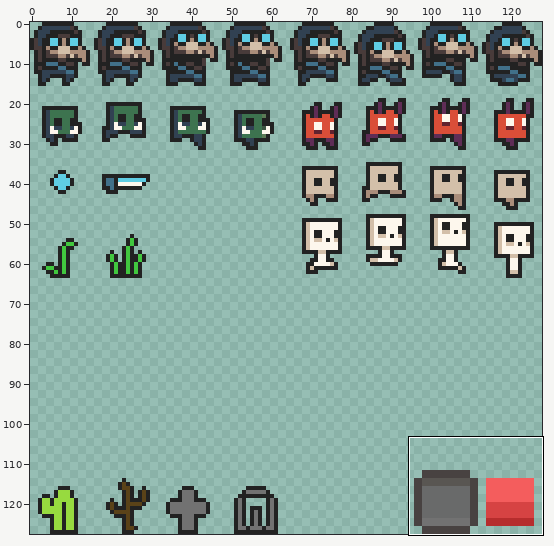
Two versions of one sprite sheet, assets/sprites.png. Above, an overview of the earlier version with the close-up marked.
Close-up. First the earlier version:
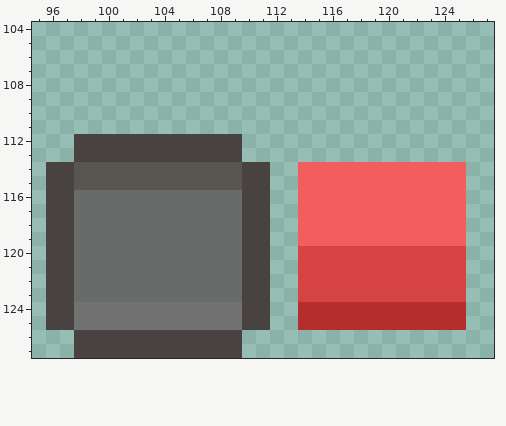
The file is 128x128 pixels. Colours within 5 levels of each other are drawn and written as one. Shown: x 95..127, y 104..127.
Now the later version:
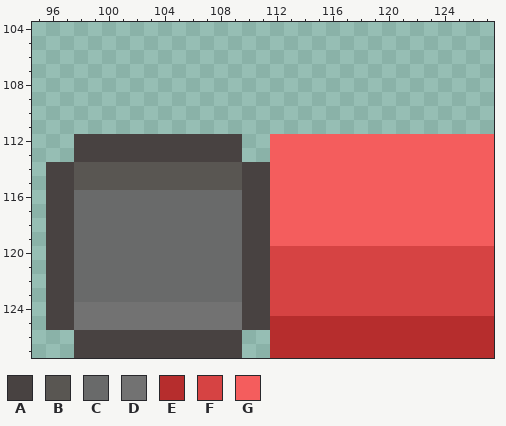
Palette (. is transparent): A #484241  B #595652  C #696a6a  D #727272  E #b62d2d  F #d64343  G #f45d5d
What changed:
y 112..113: x 112..127 ................ -> GGGGGGGGGGGGGGGG
y 114..119: x 112..113 .. -> GG; x 126..127 .. -> GG
y 120..123: x 112..113 .. -> FF; x 126..127 .. -> FF
y 124: x 112..127 ..EEEEEEEEEEEE.. -> FFFFFFFFFFFFFFFF
y 125: x 112..113 .. -> EE; x 126..127 .. -> EE
y 126..127: x 112..127 ................ -> EEEEEEEEEEEEEEEE
Pixel boxes of the changes (left, top, right, bottom) in both close-ups:
changed: (270, 134, 494, 358)
